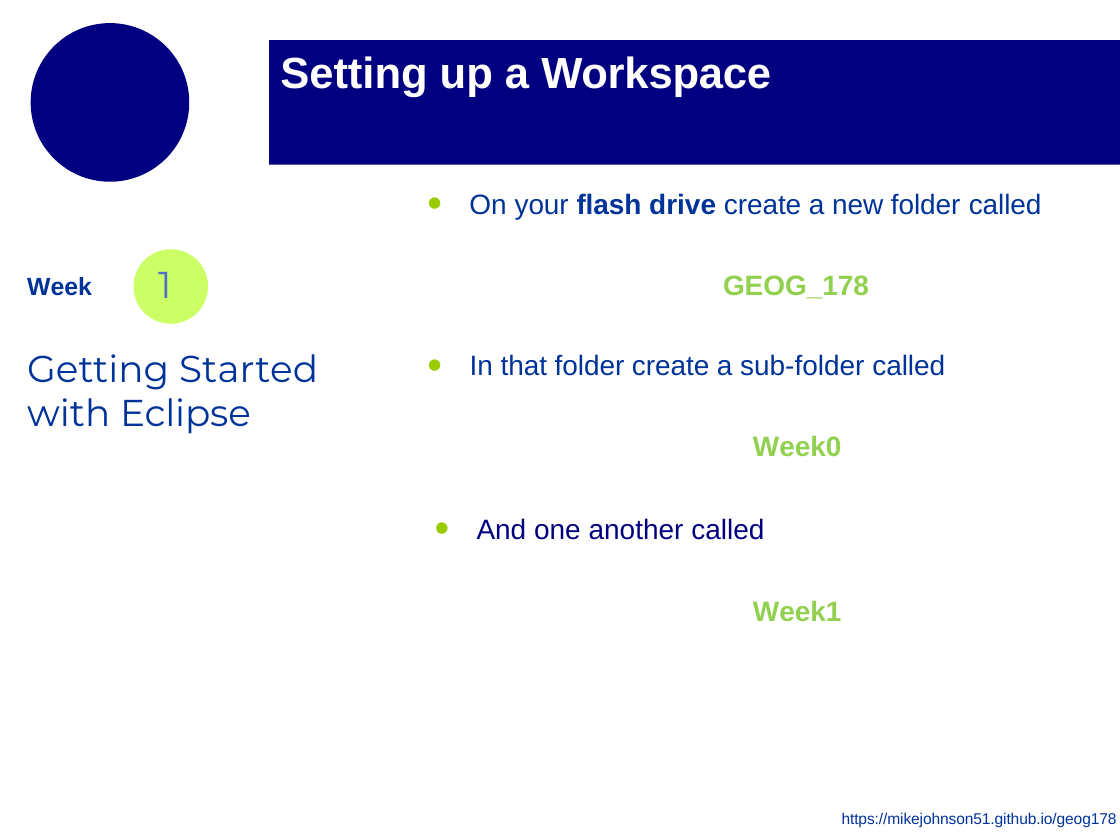
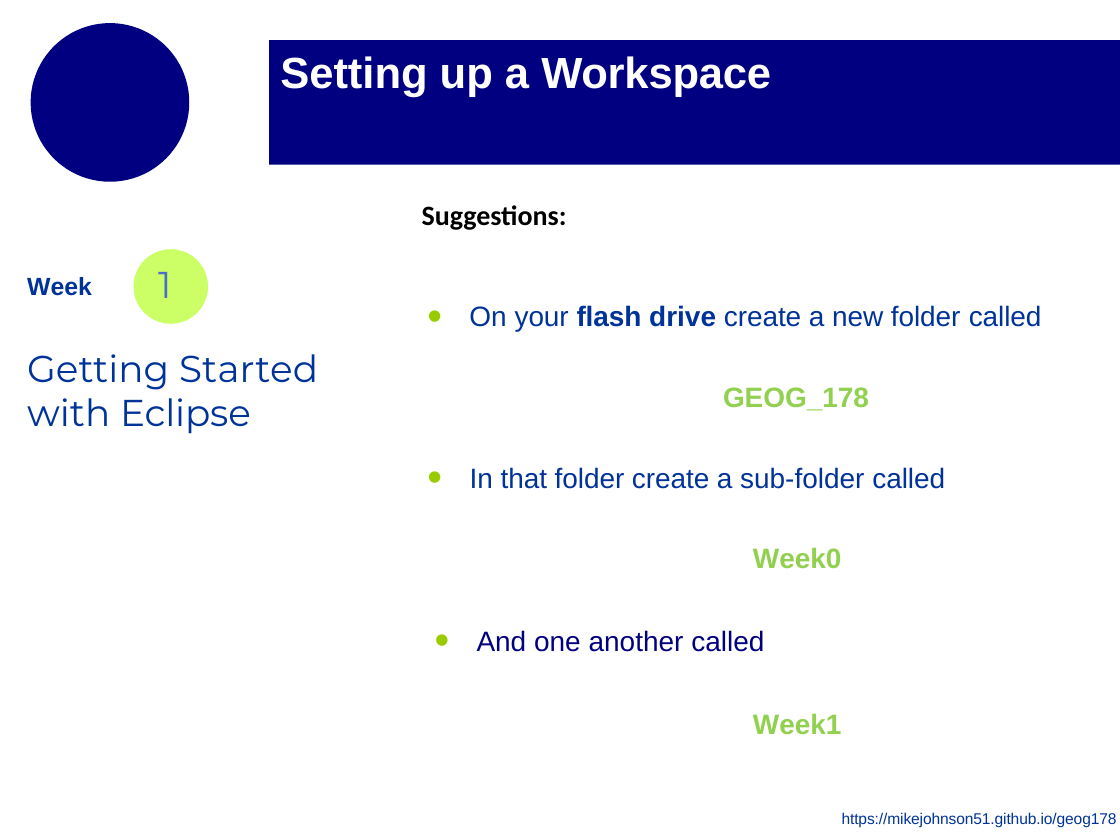
Before and after one commit to mikejohnson51/geog178_2019, a slide deck: slide 8 of section_slides/week1_section_slides.pptx (slide 5 before the commit). Drawn at 1120x840 pixels with LibreOffice and Linux fonts; fonts in the diff are those of the drawing; background and template pictures are left out. Boxes give left, top, right and bottom in pixels: in the first picture for what was removed or moved away, otherwise in the second. Text is boxed around its words. In the diff, an @@ line names an element or a change of style, - is before the commit and + after.

```diff
--- a/section_slides/week1_section_slides.pptx
+++ b/section_slides/week1_section_slides.pptx
@@ text added at bbox=[422, 205, 567, 230], 18 pt, text #000000, bold @@
+Suggestions:
@@ 4 texts: place and size @@
-4 texts at bbox=[469, 193, 1042, 622]
+4 texts at bbox=[469, 305, 1042, 735]
```
Also in this commit, not shown: 3 other slides changed, 4 slides added, 3 other files.
